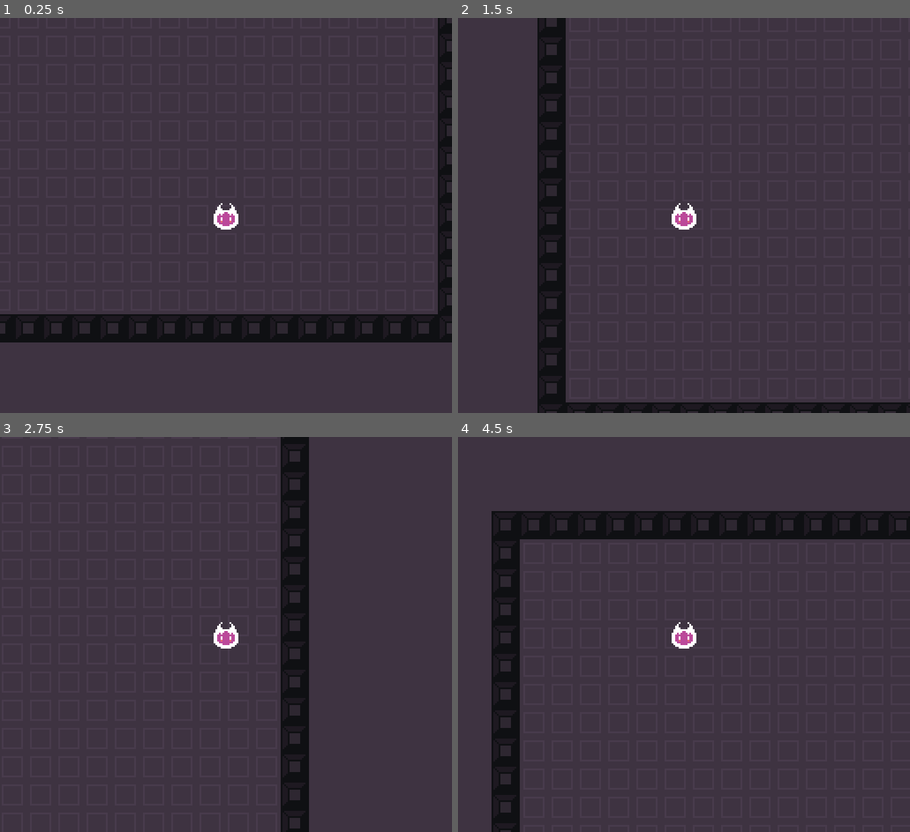
Above: before the commit, frames 1-4 (two rows, left to right).
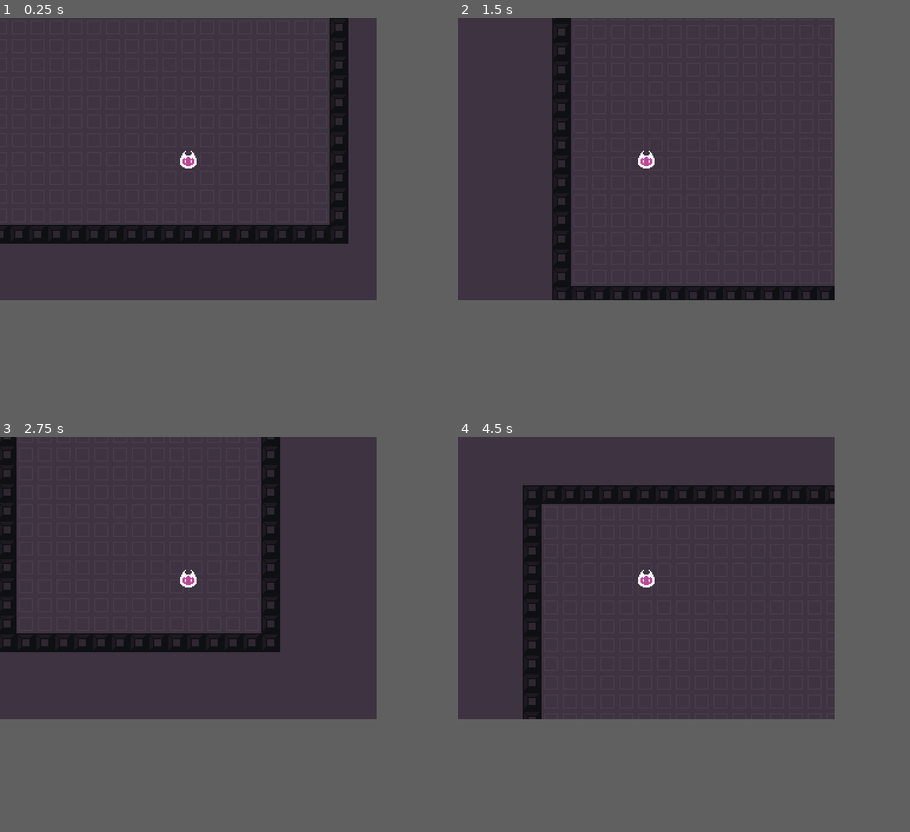
Above: after the commit, the same moments.

Repository: Haxerus/EnigmaticOubliette
Game: Godot game, scene res://game.tscn
Two runs of this game, one before a commit and one after it. Both use one fixed random seed, a clock stepped at 60 frames per second and the inputs below.
Inputs (mouse positions are in pixels of both pictures, inside the frame that each line leads up to):
- Up to frame 1 (0.25 s): no input
- Up to frame 2 (1.5 s): tap Enter (ui_accept) at 0.5, 0.77 s; move the mouse to (783, 195) at 0.52 s; click (783, 195) at 0.67 s; move the mouse to (593, 235) at 1.27 s; click (593, 235) at 1.42 s
- Up to frame 3 (2.75 s): tap Enter (ui_accept) at 1.52 s; move the mouse to (271, 547) at 2.02 s; click (271, 547) at 2.17 s
- Up to frame 4 (4.5 s): move the mouse to (661, 713) at 2.77 s; click (661, 713) at 2.92 s; tap Enter (ui_accept) at 3.02, 3.5, 3.77 s; move the mouse to (819, 693) at 3.52 s; click (819, 693) at 3.67 s; move the mouse to (548, 575) at 4.27 s; click (548, 575) at 4.42 s
In our replay, the window is 768x672 before the commit and 640x480 after it. These sizes can differ from the game's own. Grey fills any space a smaller window leaves; there, only what the larger window draws over its background counts as a difference.

The runs differ from the first frame. In frame 1, 14% of the frame differs, in the area x 0-100%, y 0-83%; in frame 2, 9.0%; in frame 3, 12%; in frame 4, 15%, in the area x 7-100%, y 12-100%.

Commit message:
FIxed some issues with pathfinding

Diff:
--- a/player.gd
+++ b/player.gd
@@ -6,7 +6,6 @@
 signal move_finished
 
 func _ready():
-	#$PlayerCamera.zoom = Vector2(0.25, 0.25)
 	$PlayerCamera.make_current()
 
 func _process(delta):
--- a/project.godot
+++ b/project.godot
@@ -20,9 +20,9 @@
 
 [display]
 
-window/size/width=256
-window/size/height=224
-window/size/test_width=1920
+window/size/width=320
+window/size/height=240
+window/size/test_width=1440
 window/size/test_height=1080
 window/stretch/mode="viewport"
 window/stretch/aspect="keep"
--- a/zone.gd
+++ b/zone.gd
@@ -83,10 +83,15 @@
 func _unhandled_input(event):
 	if event is InputEventMouseButton:
 		if event.button_index == BUTTON_LEFT and event.pressed:
-			var tile_pos = $Map.world_to_map(get_global_mouse_position())
+			var local_pos = $Map.to_local(get_global_mouse_position())
+			var tile_pos = $Map.world_to_map(local_pos)
 			var player_pos = $Map.world_to_map($Player.position)
 
-			var target_id = tile_pos.x + tile_pos.y * map_size.x
-			var player_id = player_pos.x + player_pos.y * map_size.x
+			if $Map.get_cellv(tile_pos) == 0 and $Player.target == null:
+				var target_id = tile_pos.x + tile_pos.y * map_size.x
+				var player_id = player_pos.x + player_pos.y * map_size.x
 
-			move_player_path(nav_map.get_id_path(player_id, target_id))
+				print(local_pos)
+				print(target_id)
+
+				move_player_path(nav_map.get_id_path(player_id, target_id))
Not shown, added: logs/godot.log
